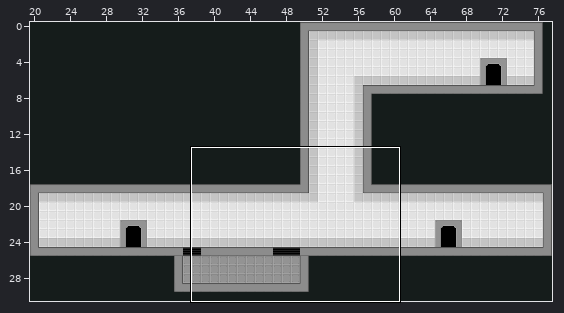
Tiled map (JSON): game/maps/map2.json. The first picture is a wide view before the edit; the outline marks the close-up.
Close-up. First the earlier version:
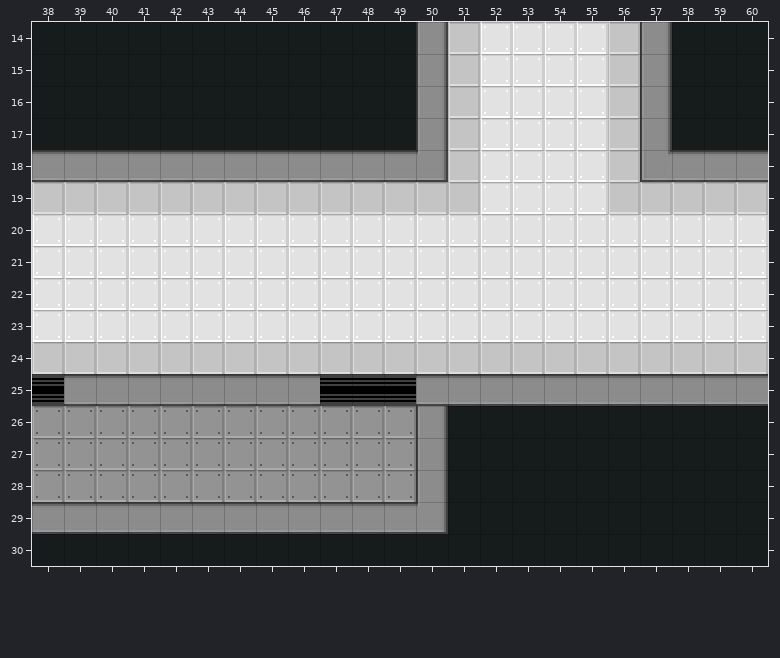
Cells are 16x16 px. Shown: x 38..60, y 14..30. The commit also changed other parts of the map, which this record leaves out. The old version is drawn lined up with the new one.
And afterwards:
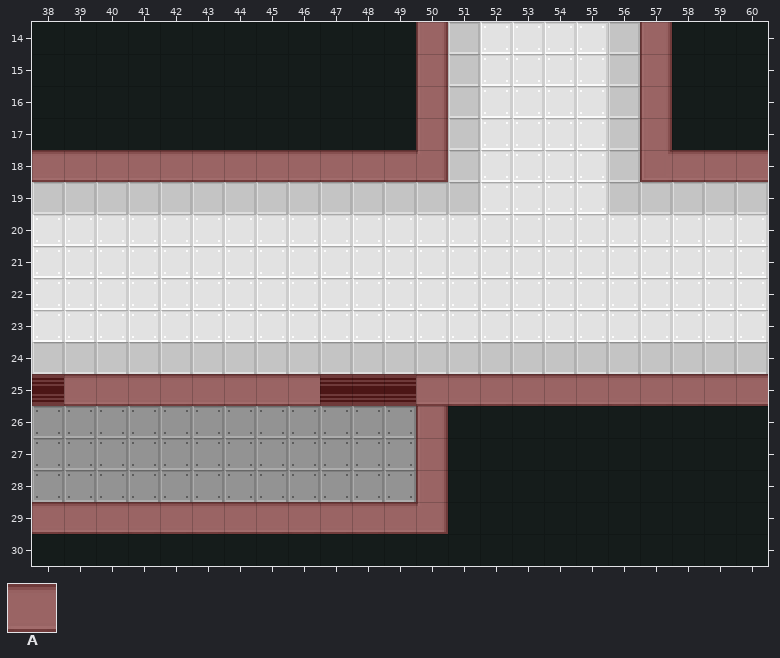
Key: from "generic": A 6.
_ is an empty cell.
See-through tiles are keyed as they look on the map.
Difference:
everything moved by +0,+6 cells (the old picture is shown already moved)
Layer "$":
The edit adds tile A in rows 14 to 17 at x 50 and 57; in row 18 at x 38 to 50 and 57 to 60; in row 25 at x 38 to 60; in rows 26 to 28 at x 50; in row 29 at x 38 to 50.
